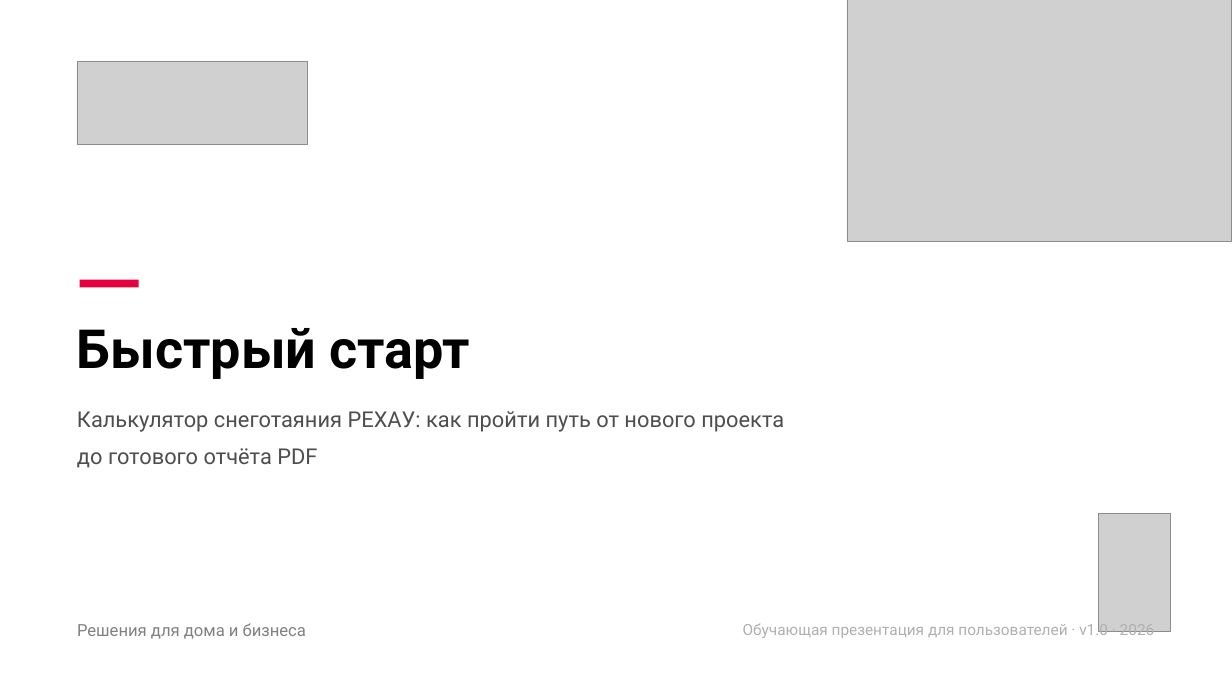
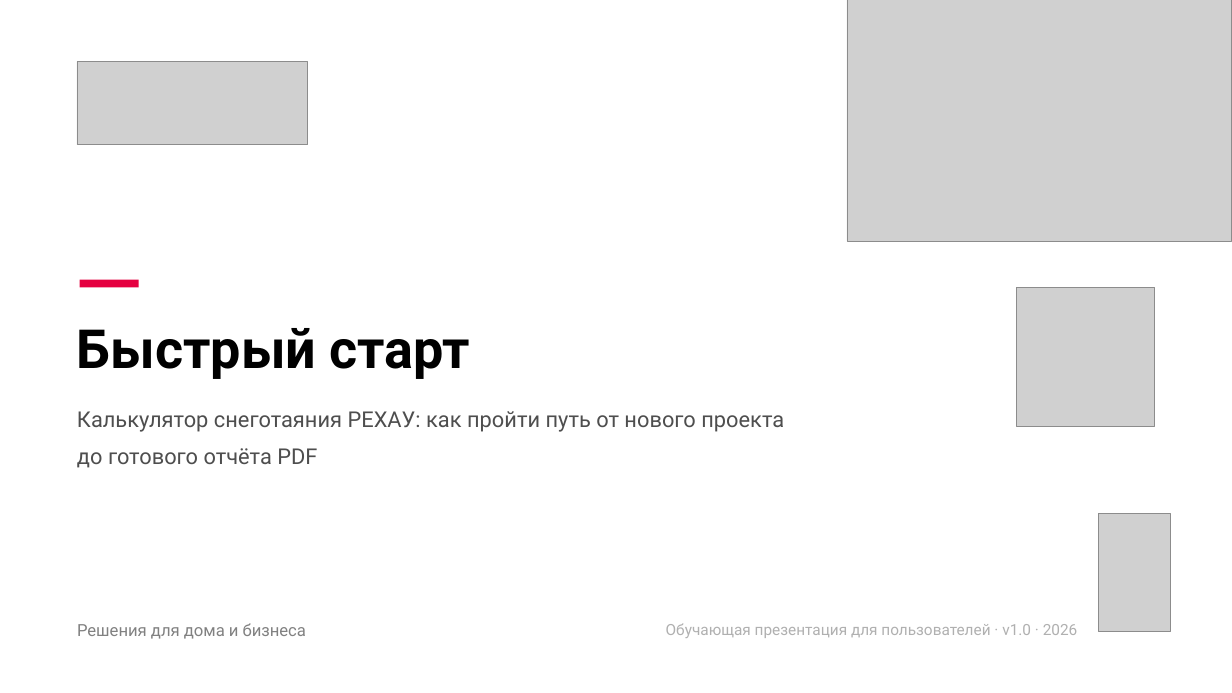
Before and after one commit to aidarinasadullin-coder/AceReh, a slide deck: slide 1 of Презентация/готовые/РЕХАУ Калькулятор снеготаяния — быстрый старт.pptx. Drawn at 1232x693 pixels with LibreOffice and Linux fonts; fonts in the diff are those of the drawing; grey boxes stand for pictures. Boxes give left, top, right and bottom in pixels: in the first picture for what was removed or moved away, otherwise in the second. Text is boxed around its words. In the diff, an @@ line names an element or a change of style, - is before the commit and + after.

```diff
--- a/Презентация/готовые/РЕХАУ Калькулятор снеготаяния — быстрый старт.pptx
+++ b/Презентация/готовые/РЕХАУ Калькулятор снеготаяния — быстрый старт.pptx
@@ picture added at (x1=1017, y1=287, x2=1155, y2=426) @@
@@ text "Обучающая презентация для пользователей · ..." moved from (x1=743, y1=621, x2=1155, y2=639) to (x1=666, y1=623, x2=1078, y2=638) @@
```
Also in this commit, not shown: 2 other slides changed, 3 other files.
